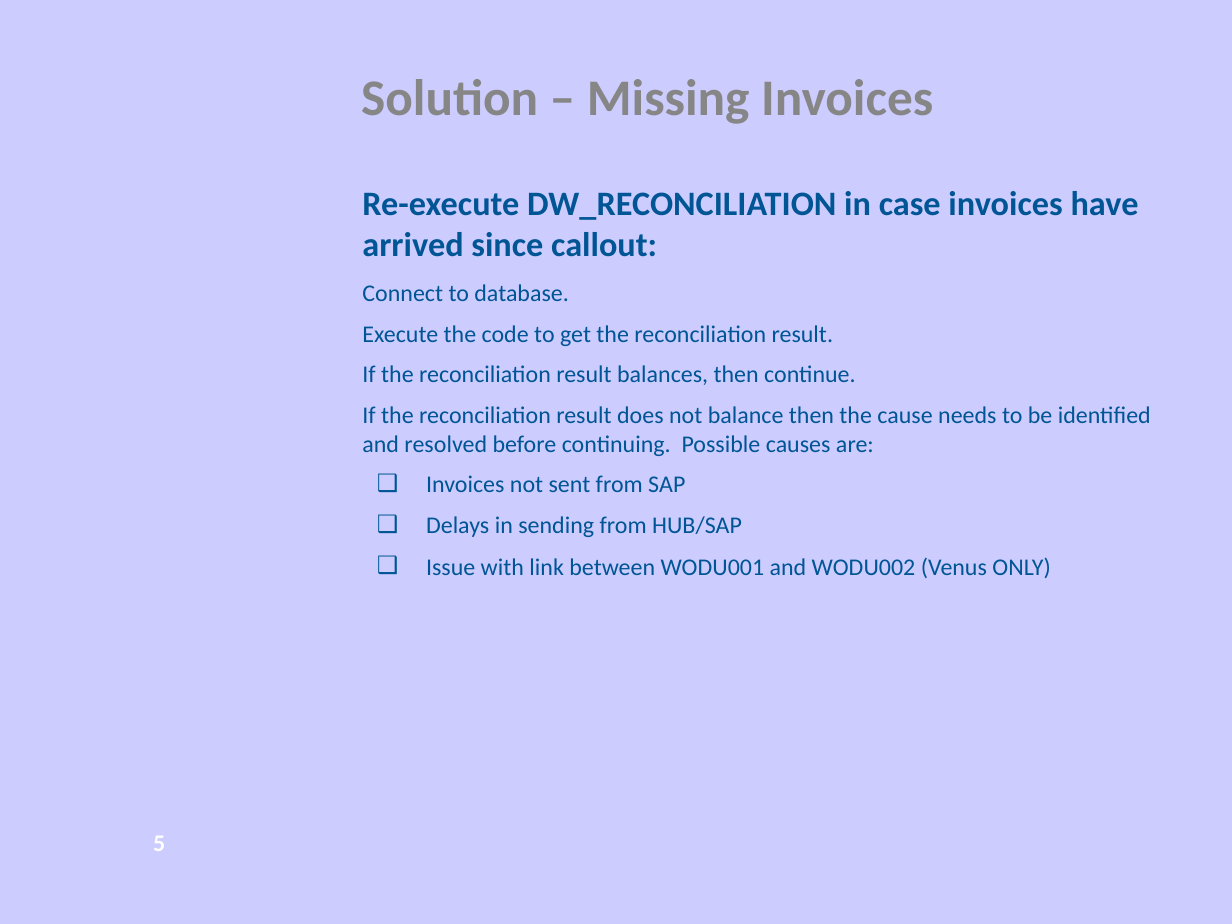
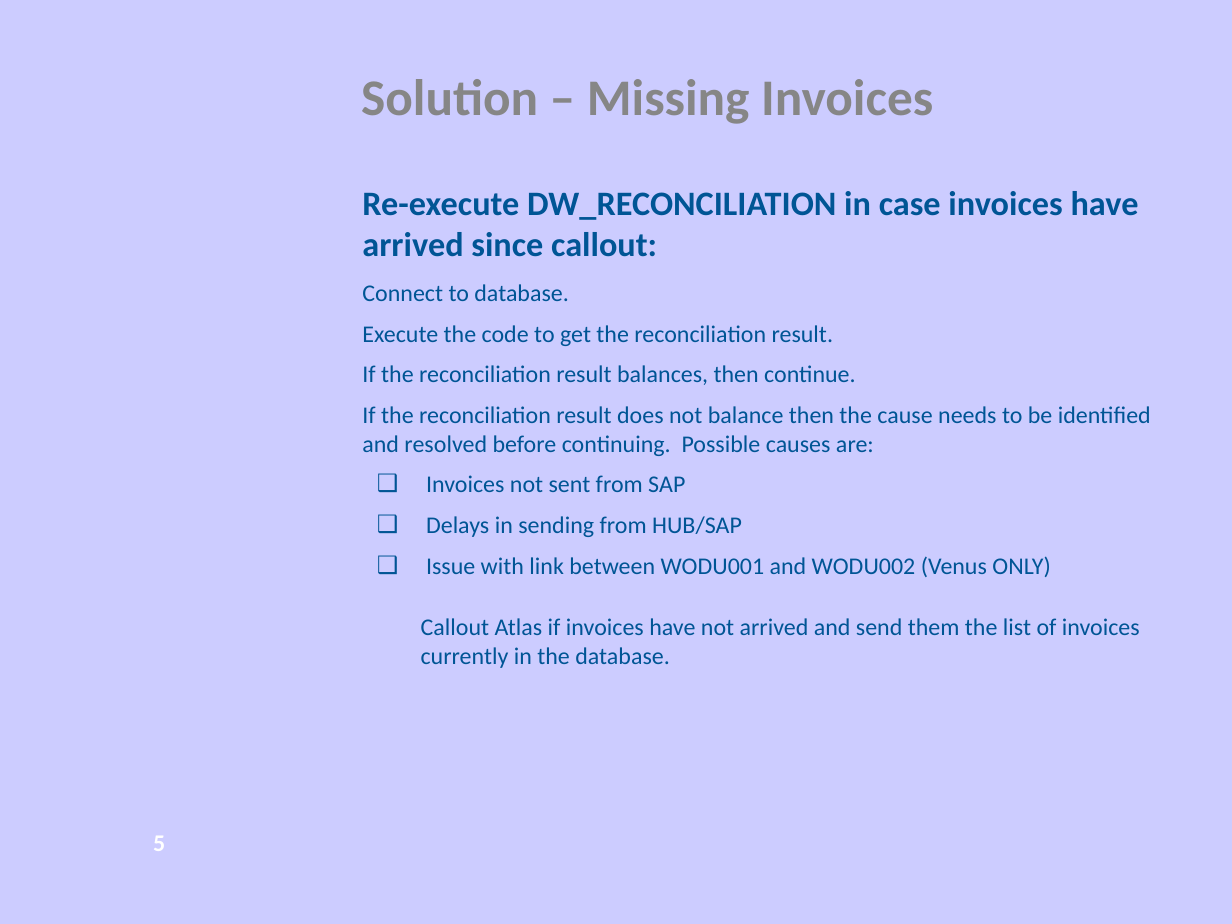
Before and after one commit to pandaasu/ANZregional, a slide deck: slide 5 of DOCUMENTATION/ICS/ON_CALL/Callout_presentation.ppt. Drawn at 1232x924 pixels with LibreOffice and Linux fonts; fonts in the diff are those of the drawing; background and template pictures are left out. Boxes give left, top, right and bottom in pixels: in the first picture for what was removed or moved away, otherwise in the second. Text is boxed around its words. In the diff, an @@ line names an element or a change of style, - is before the commit and + after.

```diff
--- a/DOCUMENTATION/ICS/ON_CALL/Callout_presentation.ppt
+++ b/DOCUMENTATION/ICS/ON_CALL/Callout_presentation.ppt
@@ text at (x1=421, y1=556, x2=1140, y2=668): text changed @@
-❑ Issue with link between WODU001 and WODU002 (Venus ONLY)
+❑ Issue with link between WODU001 and WODU002 (Venus ONLY)
+  Callout Atlas if invoices have not arrived and send them the list of invoices currently in the database.
```
Also in this commit, not shown: 3 other slides changed, 3 slides added.
